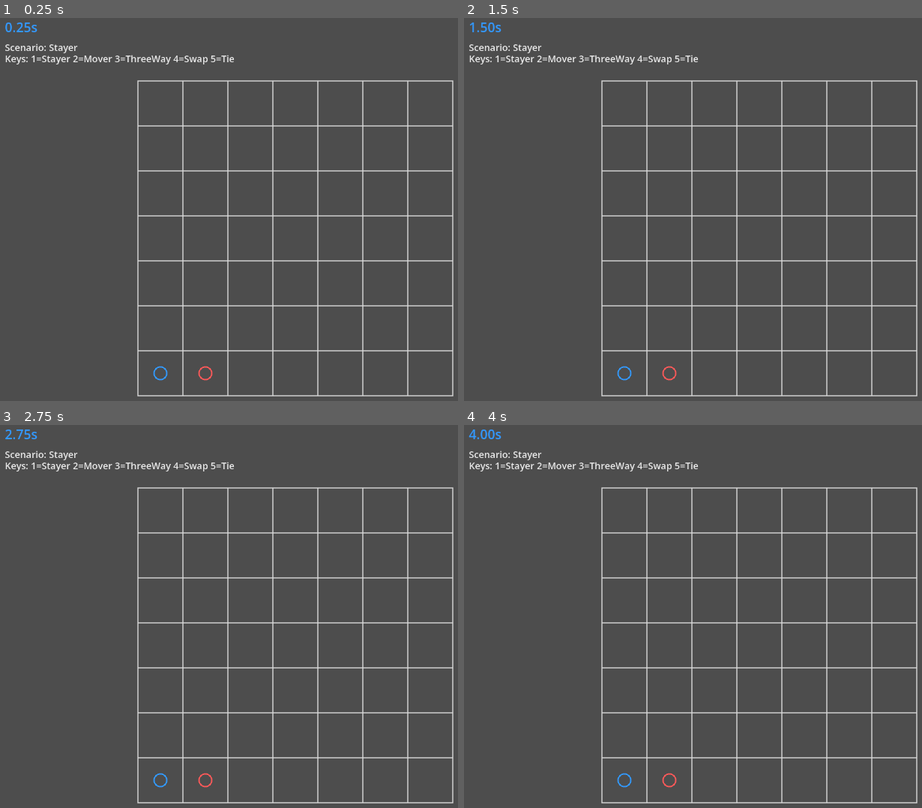
Above: before the commit, frames 1-4 (two rows, left to right).
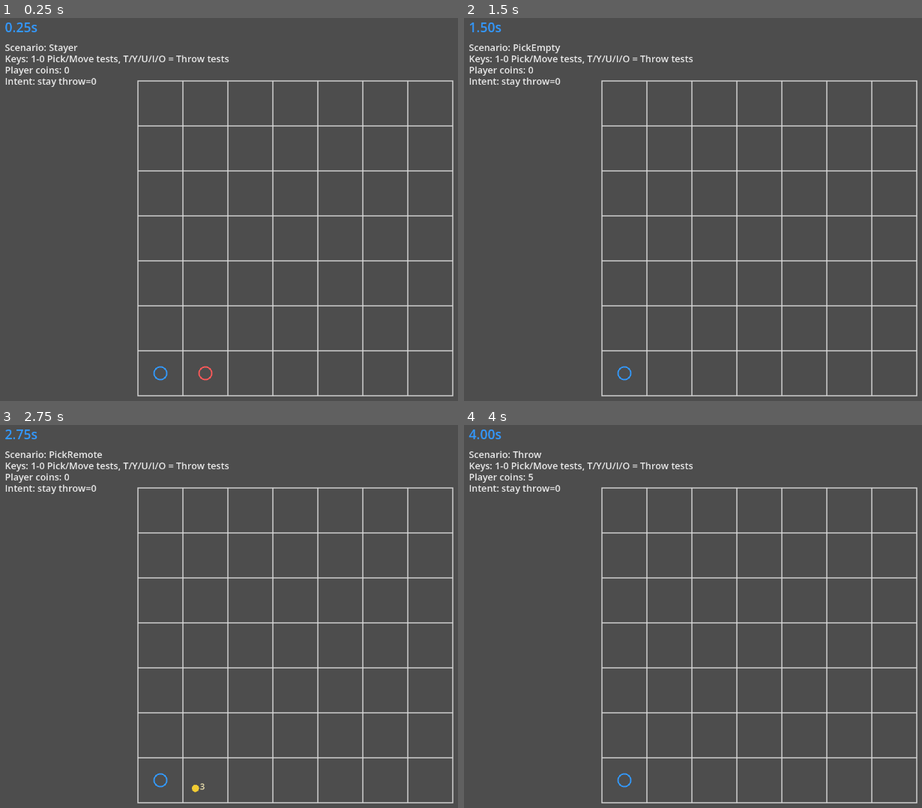
Above: after the commit, the same moments.

Repository: ustclyd/grid_demo
Game: Godot game, scene res://scenes/Main.tscn
Two runs of this game, one before a commit and one after it. Both use one fixed random seed, a clock stepped at 60 frames per second and the inputs below.
Inputs (mouse positions are in pixels of both pictures, inside the frame that each line leads up to):
- Up to frame 1 (0.25 s): no input
- Up to frame 2 (1.5 s): tap Enter at 0.5 s; move the mouse to (889, 217) at 0.52 s; tap 6 at 0.6 s; click (889, 217) at 0.67 s; tap 7 at 0.8, 1.35 s; tap Space at 1.25 s; move the mouse to (638, 259) at 1.27 s; click (638, 259) at 1.42 s
- Up to frame 3 (2.75 s): tap 8 at 1.55, 2.1 s; tap Enter at 2 s; move the mouse to (357, 547) at 2.02 s; click (357, 547) at 2.17 s; tap 9 at 2.3 s
- Up to frame 4 (4 s): tap Space at 2.75 s; move the mouse to (729, 735) at 2.77 s; tap 9 at 2.85 s; click (729, 735) at 2.92 s; tap 0 at 3.05, 3.6 s; tap Enter at 3.5 s; move the mouse to (outside the picture) at 3.52 s; click (outside the picture) at 3.67 s; tap T at 3.8 s

The runs differ from the first frame. In frame 1, 0.8% of the frame differs, in the area x 1-52%, y 9-19%; in frame 2, 0.9%; in frame 3, 0.9%, in the area x 1-52%, y 6-96%; in frame 4, 0.9%.

Commit message:
完成Move和Pick，需要测试Throw

Diff:
--- a/scripts/Main.gd
+++ b/scripts/Main.gd
@@ -18,6 +18,16 @@
 const TEST_SCENARIO_THREE_WAY := 2
 const TEST_SCENARIO_SWAP := 3
 const TEST_SCENARIO_TIE := 4
+const TEST_SCENARIO_PICK := 5
+const TEST_SCENARIO_PICK_EMPTY := 6
+const TEST_SCENARIO_PICK_MULTI := 7
+const TEST_SCENARIO_PICK_REMOTE := 8
+const TEST_SCENARIO_PICK_CONFLICT := 9
+const TEST_SCENARIO_THROW := 10
+const TEST_SCENARIO_THROW_LOW_COIN := 11
+const TEST_SCENARIO_THROW_TWO_COINS := 12
+const TEST_SCENARIO_THROW_CONFLICT := 13
+const TEST_SCENARIO_THROW_KNOCKBACK := 14
 
 var player_grid := Vector2i(0, GRID_COUNT - 1)
 var player_alive := true
@@ -31,6 +41,7 @@
 var test_mover_alive := false
 var test_mover_coins := 2
 var test_mover_entry_coins := 2
+var test_bags: Array[BagState] = []
 var pending_target := Vector2i.ZERO
 var has_pending_target := false
 var is_executing := false
@@ -72,7 +83,17 @@
 	if event is InputEventMouseButton:
 		if event.button_index == MOUSE_BUTTON_LEFT and event.pressed:
 			var clicked_grid := _screen_to_grid(event.position)
-			if _is_inside_grid(clicked_grid) and _is_adjacent_grid(player_grid, clicked_grid):
+			var clicked_bag_id := _get_clicked_bag_id(event.position)
+			var clicked_any_bag := _is_clicking_any_bag(event.position)
+			if clicked_bag_id != -1:
+				has_pending_target = false
+				pending_target = player_grid
+				_set_current_intent_pick(clicked_bag_id)
+			elif clicked_any_bag:
+				has_pending_target = false
+				pending_target = player_grid
+				_set_current_intent_stay()
+			elif _is_valid_move_target(player_grid, clicked_grid):
 				pending_target = clicked_grid
 				has_pending_target = true
 				_set_current_intent_move(clicked_grid)
@@ -81,6 +102,13 @@
 				pending_target = player_grid
 				_set_current_intent_stay()
 			queue_redraw()
+		elif event.button_index == MOUSE_BUTTON_RIGHT and event.pressed:
+			var clicked_grid := _screen_to_grid(event.position)
+			if _is_inside_grid(clicked_grid):
+				has_pending_target = false
+				pending_target = player_grid
+				_set_current_intent_throw(clicked_grid)
+				queue_redraw()
 	elif event is InputEventKey and event.pressed and not event.echo:
 		match event.keycode:
 			KEY_1:
@@ -93,6 +121,26 @@
 				_set_test_scenario(TEST_SCENARIO_SWAP)
 			KEY_5:
 				_set_test_scenario(TEST_SCENARIO_TIE)
+			KEY_6:
+				_set_test_scenario(TEST_SCENARIO_PICK)
+			KEY_7:
+				_set_test_scenario(TEST_SCENARIO_PICK_EMPTY)
+			KEY_8:
+				_set_test_scenario(TEST_SCENARIO_PICK_MULTI)
+			KEY_9:
+				_set_test_scenario(TEST_SCENARIO_PICK_REMOTE)
+			KEY_0:
+				_set_test_scenario(TEST_SCENARIO_PICK_CONFLICT)
+			KEY_T:
+				_set_test_scenario(TEST_SCENARIO_THROW)
+			KEY_Y:
+				_set_test_scenario(TEST_SCENARIO_THROW_LOW_COIN)
+			KEY_U:
+				_set_test_scenario(TEST_SCENARIO_THROW_TWO_COINS)
+			KEY_I:
+				_set_test_scenario(TEST_SCENARIO_THROW_CONFLICT)
+			KEY_O:
+				_set_test_scenario(TEST_SCENARIO_THROW_KNOCKBACK)
 
 
 func _draw() -> void:
@@ -124,6 +172,9 @@
 		var mover_center := _grid_to_screen_center(test_mover_grid)
 		draw_arc(mover_center, CELL_SIZE * 0.14, 0.0, TAU, 48, TEST_MOVER_COLOR, PLAYER_RING_WIDTH)
 
+	for bag in test_bags:
+		_draw_bag(bag)
+
 	_draw_timer_text()
 	_draw_debug_panel()
 
@@ -187,6 +238,32 @@
 	return delta_x <= 1 and delta_y <= 1
 
 
+func _is_valid_move_target(from_grid: Vector2i, to_grid: Vector2i) -> bool:
+	return _is_inside_grid(to_grid) and _is_adjacent_grid(from_grid, to_grid)
+
+
+func _is_valid_throw_target(from_grid: Vector2i, to_grid: Vector2i) -> bool:
+	if not _is_inside_grid(to_grid):
+		return false
+
+	var delta := to_grid - from_grid
+	var abs_x := absi(delta.x)
+	var abs_y := absi(delta.y)
+
+	if abs_x == 0 and abs_y == 0:
+		return false
+
+	var max_delta := maxi(abs_x, abs_y)
+	if max_delta < 1 or max_delta > 2:
+		return false
+
+	return (
+		abs_x == 0
+		or abs_y == 0
+		or abs_x == abs_y
+	)
+
+
 func _draw_alert_mark(player_center: Vector2) -> void:
 	var mark_top := player_center + Vector2(0, -CELL_SIZE * 0.75)
 	var mark_bottom := player_center + Vector2(0, -CELL_SIZE * 0.45)
@@ -222,13 +299,21 @@
 func _draw_debug_panel() -> void:
 	var lines := [
 		"Scenario: %s" % _get_test_scenario_name(),
-		"Keys: 1=Stayer 2=Mover 3=ThreeWay 4=Swap 5=Tie"
+		"Keys: 1-0 Pick/Move tests, T/Y/U/I/O = Throw tests",
+		"Player coins: %d" % player_coins,
+		"Intent: %s throw=%d" % [current_player_intent.type if current_player_intent != null else "null", current_player_intent.throw_amount if current_player_intent != null else 0]
 	]
 
 	if last_turn_result != null:
 		lines.append("Moved: %s" % _format_int_array(last_turn_result.moved_unit_ids))
+		lines.append("Picked: %s" % str(last_turn_result.picked_bag_records))
+		lines.append("Thrown: %s" % str(last_turn_result.thrown_bag_records))
 		lines.append("Survivors: %s" % _format_int_array(last_turn_result.conflict1_survivor_unit_ids))
 		lines.append("Defeated: %s" % _format_int_array(last_turn_result.conflict1_defeated_unit_ids))
+		lines.append("KnockedBack: %s" % _format_int_array(last_turn_result.knocked_back_unit_ids))
+		lines.append("Conflict2 survivors: %s" % _format_int_array(last_turn_result.conflict2_survivor_unit_ids))
+		lines.append("Conflict2 defeated: %s" % _format_int_array(last_turn_result.conflict2_defeated_unit_ids))
+		lines.append("ForcedStay: %s" % _format_int_array(last_turn_result.forced_stay_unit_ids))
 		lines.append("Dead: %s" % _format_int_array(last_turn_result.dead_unit_ids))
 
 	var start_pos := Vector2(20, 80)
@@ -298,6 +383,10 @@
 	test_mover_unit.alive = test_mover_alive
 	test_mover_unit.won = false
 
+	game_state.bags.clear()
+	for test_bag in test_bags:
+		game_state.bags.append(test_bag.duplicate_state())
+
 
 func _apply_turn_result_to_legacy() -> void:
 	if last_turn_result == null:
@@ -310,6 +399,7 @@
 	if player_unit != null:
 		player_grid = player_unit.pos
 		player_alive = player_unit.alive
+		player_coins = player_unit.coins
 
 	var test_enemy_unit := last_turn_result.state_after.get_unit_by_id(2)
 	if test_enemy_unit != null:
@@ -321,6 +411,10 @@
 		test_mover_grid = test_mover_unit.pos
 		test_mover_alive = test_mover_unit.alive
 
+	test_bags.clear()
+	for bag in last_turn_result.state_after.bags:
+		test_bags.append(bag.duplicate_state())
+
 	game_state = last_turn_result.state_after
 
 
@@ -344,6 +438,37 @@
 	current_player_intent.target_pos = player_grid
 	current_player_intent.target_bag_id = -1
 	current_player_intent.throw_amount = 0
+
+
+func _set_current_intent_pick(bag_id: int) -> void:
+	if current_player_intent == null:
+		current_player_intent = ActionIntent.new()
+		current_player_intent.actor_id = 1
+
+	if not _is_valid_pick_target(bag_id):
+		_set_current_intent_stay()
+		return
+
+	current_player_intent.type = ActionType.PICK
+	current_player_intent.target_pos = player_grid
+	current_player_intent.target_bag_id = bag_id
+	current_player_intent.throw_amount = 0
+
+
+func _set_current_intent_throw(target: Vector2i) -> void:
+	if current_player_intent == null:
+		current_player_intent = ActionIntent.new()
+		current_player_intent.actor_id = 1
+
+	var throw_amount := _get_throw_amount(player_coins)
+	if throw_amount <= 0 or not _is_valid_throw_target(player_grid, target):
+		_set_current_intent_stay()
+		return
+
+	current_player_intent.type = ActionType.THROW
+	current_player_intent.target_pos = target
+	current_player_intent.target_bag_id = -1
+	current_player_intent.throw_amount = throw_amount
 
 
 func _build_player_intent_from_legacy() -> ActionIntent:
@@ -356,6 +481,9 @@
 	intent.target_pos = current_player_intent.target_pos
 	intent.target_bag_id = current_player_intent.target_bag_id
 	intent.throw_amount = current_player_intent.throw_amount
+
+	if current_player_intent.type == ActionType.PICK or current_player_intent.type == ActionType.THROW:
+		return intent
 
 	if not has_pending_target:
 		intent.type = ActionType.STAY
@@ -395,6 +523,15 @@
 		TEST_SCENARIO_TIE:
 			intent.type = ActionType.MOVE
 			intent.target_pos = Vector2i(1, GRID_COUNT - 1)
+		TEST_SCENARIO_PICK_CONFLICT:
+			intent.type = ActionType.MOVE
+			intent.target_pos = Vector2i(0, GRID_COUNT - 1)
+		TEST_SCENARIO_THROW_CONFLICT:
+			intent.type = ActionType.MOVE
+			intent.target_pos = Vector2i(0, GRID_COUNT - 1)
+		TEST_SCENARIO_THROW_KNOCKBACK:
+			intent.type = ActionType.MOVE
+			intent.target_pos = Vector2i(1, GRID_COUNT - 1)
 
 	return intent
 
@@ -411,6 +548,26 @@
 			return "Swap"
 		TEST_SCENARIO_TIE:
 			return "Tie"
+		TEST_SCENARIO_PICK:
+			return "Pick"
+		TEST_SCENARIO_PICK_EMPTY:
+			return "PickEmpty"
+		TEST_SCENARIO_PICK_MULTI:
+			return "PickMulti"
+		TEST_SCENARIO_PICK_REMOTE:
+			return "PickRemote"
+		TEST_SCENARIO_PICK_CONFLICT:
+			return "PickConflict"
+		TEST_SCENARIO_THROW:
+			return "Throw"
+		TEST_SCENARIO_THROW_LOW_COIN:
+			return "ThrowLowCoin"
+		TEST_SCENARIO_THROW_TWO_COINS:
+			return "ThrowTwoCoins"
+		TEST_SCENARIO_THROW_CONFLICT:
+			return "ThrowConflict"
+		TEST_SCENARIO_THROW_KNOCKBACK:
+			return "ThrowKnockback"
 	return "Unknown"
 
 
@@ -433,6 +590,7 @@
 	test_mover_alive = false
 	test_mover_coins = 2
 	test_mover_entry_coins = 2
+	test_bags.clear()
 
 	match scenario_id:
 		TEST_SCENARIO_STAYER:
@@ -465,8 +623,170 @@
 			test_mover_alive = true
 			test_mover_coins = 1
 			test_mover_entry_coins = 1
+		TEST_SCENARIO_PICK:
+			player_grid = Vector2i(0, GRID_COUNT - 1)
+			test_enemy_grid = Vector2i(4, GRID_COUNT - 1)
+			test_enemy_alive = false
+			test_mover_grid = Vector2i(4, GRID_COUNT - 2)
+			test_mover_alive = false
+			_add_test_bag(1001, player_grid, 3)
+		TEST_SCENARIO_PICK_EMPTY:
+			player_grid = Vector2i(0, GRID_COUNT - 1)
+			test_enemy_grid = Vector2i(4, GRID_COUNT - 1)
+			test_enemy_alive = false
+			test_mover_grid = Vector2i(4, GRID_COUNT - 2)
+			test_mover_alive = false
+		TEST_SCENARIO_PICK_MULTI:
+			player_grid = Vector2i(0, GRID_COUNT - 1)
+			test_enemy_grid = Vector2i(4, GRID_COUNT - 1)
+			test_enemy_alive = false
+			test_mover_grid = Vector2i(4, GRID_COUNT - 2)
+			test_mover_alive = false
+			_add_test_bag(1001, player_grid, 1)
+			_add_test_bag(1002, player_grid, 3)
+			_add_test_bag(1003, player_grid, 5)
+		TEST_SCENARIO_PICK_REMOTE:
+			player_grid = Vector2i(0, GRID_COUNT - 1)
+			test_enemy_grid = Vector2i(4, GRID_COUNT - 1)
+			test_enemy_alive = false
+			test_mover_grid = Vector2i(4, GRID_COUNT - 2)
+			test_mover_alive = false
+			_add_test_bag(1001, Vector2i(1, GRID_COUNT - 1), 3)
+		TEST_SCENARIO_PICK_CONFLICT:
+			player_grid = Vector2i(0, GRID_COUNT - 1)
+			test_enemy_grid = Vector2i(4, GRID_COUNT - 1)
+			test_enemy_alive = false
+			test_mover_grid = Vector2i(1, GRID_COUNT - 1)
+			test_mover_alive = true
+			test_mover_coins = 1
+			test_mover_entry_coins = 1
+			_add_test_bag(1001, player_grid, 3)
+		TEST_SCENARIO_THROW:
+			player_grid = Vector2i(0, GRID_COUNT - 1)
+			player_coins = 5
+			player_entry_coins = 5
+			test_enemy_grid = Vector2i(4, GRID_COUNT - 1)
+			test_enemy_alive = false
+			test_mover_grid = Vector2i(4, GRID_COUNT - 2)
+			test_mover_alive = false
+		TEST_SCENARIO_THROW_LOW_COIN:
+			player_grid = Vector2i(0, GRID_COUNT - 1)
+			player_coins = 1
+			player_entry_coins = 1
+			test_enemy_grid = Vector2i(4, GRID_COUNT - 1)
+			test_enemy_alive = false
+			test_mover_grid = Vector2i(4, GRID_COUNT - 2)
+			test_mover_alive = false
+		TEST_SCENARIO_THROW_TWO_COINS:
+			player_grid = Vector2i(0, GRID_COUNT - 1)
+			player_coins = 2
+			player_entry_coins = 2
+			test_enemy_grid = Vector2i(4, GRID_COUNT - 1)
+			test_enemy_alive = false
+			test_mover_grid = Vector2i(4, GRID_COUNT - 2)
+			test_mover_alive = false
+		TEST_SCENARIO_THROW_CONFLICT:
+			player_grid = Vector2i(0, GRID_COUNT - 1)
+			player_coins = 5
+			player_entry_coins = 5
+			test_enemy_grid = Vector2i(4, GRID_COUNT - 1)
+			test_enemy_alive = false
+			test_mover_grid = Vector2i(1, GRID_COUNT - 1)
+			test_mover_alive = true
+			test_mover_coins = 1
+			test_mover_entry_coins = 1
+		TEST_SCENARIO_THROW_KNOCKBACK:
+			player_grid = Vector2i(0, GRID_COUNT - 1)
+			player_coins = 5
+			player_entry_coins = 5
+			test_enemy_grid = Vector2i(4, GRID_COUNT - 1)
+			test_enemy_alive = false
+			test_mover_grid = Vector2i(2, GRID_COUNT - 1)
+			test_mover_alive = true
+			test_mover_coins = 1
+			test_mover_entry_coins = 1
 
 	_set_current_intent_stay()
 	if game_state != null:
 		_sync_game_state_from_legacy()
 	queue_redraw()
+
+
+func _add_test_bag(bag_id: int, grid: Vector2i, coins: int) -> void:
+	var bag := BagState.new()
+	bag.id = bag_id
+	bag.pos = grid
+	bag.coins = coins
+	test_bags.append(bag)
+
+
+func _get_throw_amount(coins: int) -> int:
+	if coins <= 1:
+		return 0
+	return int(floor(float(coins) / 2.0))
+
+
+func _is_valid_pick_target(bag_id: int) -> bool:
+	var bag := _get_test_bag_by_id(bag_id)
+	return bag != null and bag.pos == player_grid
+
+
+func _get_clicked_bag_id(screen_position: Vector2) -> int:
+	for bag in test_bags:
+		if bag.pos != player_grid:
+			continue
+
+		var center := _get_bag_draw_center(bag)
+		if center.distance_to(screen_position) <= CELL_SIZE * 0.11:
+			return bag.id
+
+	return -1
+
+
+func _get_test_bag_by_id(bag_id: int) -> BagState:
+	for bag in test_bags:
+		if bag.id == bag_id:
+			return bag
+	return null
+
+
+func _is_clicking_any_bag(screen_position: Vector2) -> bool:
+	for bag in test_bags:
+		var center := _get_bag_draw_center(bag)
+		if center.distance_to(screen_position) <= CELL_SIZE * 0.11:
+			return true
+	return false
+
+
+func _draw_bag(bag: BagState) -> void:
+	var center := _get_bag_draw_center(bag)
+	draw_circle(center, CELL_SIZE * 0.08, Color(0.95, 0.8, 0.2))
+	draw_string(
+		timer_font,
+		center + Vector2(CELL_SIZE * 0.1, CELL_SIZE * 0.03),
+		str(bag.coins),
+		HORIZONTAL_ALIGNMENT_LEFT,
+		-1,
+		18,
+		Color(0.95, 0.9, 0.7)
+	)
+
+
+func _get_bag_draw_center(bag: BagState) -> Vector2:
+	var same_cell_bags: Array[BagState] = []
+	for candidate in test_bags:
+		if candidate.pos == bag.pos:
+			same_cell_bags.append(candidate)
+
+	same_cell_bags.sort_custom(func(a: BagState, b: BagState): return a.id < b.id)
+
+	var bag_index := 0
+	for index in range(same_cell_bags.size()):
+		if same_cell_bags[index].id == bag.id:
+			bag_index = index
+			break
+
+	var base_center := _grid_to_screen_center(bag.pos)
+	var start_x := -CELL_SIZE * 0.22
+	var step_x := CELL_SIZE * 0.18
+	return base_center + Vector2(start_x + bag_index * step_x, CELL_SIZE * 0.18)
--- a/scripts/model/turn_result.gd
+++ b/scripts/model/turn_result.gd
@@ -9,6 +9,8 @@
 var moved_unit_ids: Array[int] = []
 var conflict1_survivor_unit_ids: Array[int] = []
 var conflict1_defeated_unit_ids: Array[int] = []
+var conflict2_survivor_unit_ids: Array[int] = []
+var conflict2_defeated_unit_ids: Array[int] = []
 var teleported_unit_ids: Array[int] = []
 var knocked_back_unit_ids: Array[int] = []
 var dead_unit_ids: Array[int] = []
--- a/scripts/rules/turn_resolver.gd
+++ b/scripts/rules/turn_resolver.gd
@@ -1,5 +1,9 @@
 class_name TurnResolver
 extends RefCounted
+
+const CONFLICT1_ROLE_STAY_PRIORITY := "stay_priority"
+const CONFLICT1_ROLE_FORCED_STAY := "forced_stay"
+const CONFLICT1_ROLE_NORMAL := "normal"
 
 
 func resolve_turn(state: GameState, intents: Array[ActionIntent]) -> TurnResult:
@@ -10,6 +14,8 @@
 	result.state_after.turn_index += 1
 
 	var intent_by_actor_id := _build_intent_lookup(intents)
+	_resolve_pick_phase(result.state_after, intent_by_actor_id, result)
+	_resolve_throw_phase(result.state_after, intent_by_actor_id, result)
 	var conflict_groups := {}
 
 	for unit in result.state_after.units:
@@ -17,30 +23,48 @@
 			continue
 
 		var intent: ActionIntent = intent_by_actor_id.get(unit.id)
+		var conflict1_role := ""
 		unit.prev_pos = unit.pos
 		unit.teleported_this_turn = false
 
 		if unit.forced_stay_turns > 0:
 			unit.forced_stay_turns -= 1
 			intent = null
+			conflict1_role = CONFLICT1_ROLE_FORCED_STAY
 
 		if intent == null:
+			if conflict1_role == "":
+				conflict1_role = _get_conflict1_role(unit, intent)
+			unit.set_meta("conflict1_role", conflict1_role)
+			var null_intent_pos_key := _pos_key(unit.pos)
+			if not conflict_groups.has(null_intent_pos_key):
+				conflict_groups[null_intent_pos_key] = []
+			conflict_groups[null_intent_pos_key].append(unit)
 			continue
 
 		match intent.type:
+			ActionType.PICK:
+				pass
 			ActionType.MOVE:
-				if _is_inside_board(intent.target_pos, result.state_after.board_size) and intent.target_pos != unit.pos:
+				if _is_valid_move_target(unit.pos, intent.target_pos, result.state_after.board_size):
 					unit.pos = intent.target_pos
 					result.moved_unit_ids.append(unit.id)
 			ActionType.STAY:
 				pass
 
+		if conflict1_role == "":
+			conflict1_role = _get_conflict1_role(unit, intent)
+		unit.set_meta("conflict1_role", conflict1_role)
+
 		var pos_key := _pos_key(unit.pos)
 		if not conflict_groups.has(pos_key):
 			conflict_groups[pos_key] = []
 		conflict_groups[pos_key].append(unit)
 
 	_resolve_conflict_phase_one(conflict_groups, intent_by_actor_id, result)
+	var conflict2_groups := _resolve_throw_knockback_phase(result.state_after, result)
+	_resolve_conflict_phase_two(conflict2_groups, result)
+	_apply_forced_stay_after_knockback(result.state_after, result)
 
 	return result
 
@@ -50,6 +74,92 @@
 	for intent in intents:
 		lookup[intent.actor_id] = intent
 	return lookup
+
+
+func _resolve_pick_phase(state_after: GameState, intent_by_actor_id: Dictionary, result: TurnResult) -> void:
+	for unit in state_after.units:
+		if not unit.alive or unit.won:
+			continue
+
+		var intent: ActionIntent = intent_by_actor_id.get(unit.id)
+		if intent == null or intent.type != ActionType.PICK:
+			continue
+
+		if not _is_valid_pick_target(unit, intent, state_after):
+			continue
+
+		var bag := state_after.get_bag_by_id(intent.target_bag_id)
+
+		unit.coins += bag.coins
+		result.picked_bag_records.append({
+			"unit_id": unit.id,
+			"bag_id": bag.id,
+			"coins": bag.coins,
+		})
+		state_after.bags.erase(bag)
+
+
+func _resolve_throw_phase(state_after: GameState, intent_by_actor_id: Dictionary, result: TurnResult) -> void:
+	for unit in state_after.units:
+		if not unit.alive or unit.won:
+			continue
+
+		var intent: ActionIntent = intent_by_actor_id.get(unit.id)
+		if intent == null or intent.type != ActionType.THROW:
+			continue
+
+		var throw_amount := intent.throw_amount
+		if not _is_valid_throw_action(unit, intent, state_after.board_size):
+			continue
+
+		unit.coins -= throw_amount
+
+		var bag := BagState.new()
+		bag.id = _get_next_bag_id(state_after)
+		bag.pos = intent.target_pos
+		bag.coins = throw_amount
+		bag.is_throw_bag = true
+		state_after.bags.append(bag)
+
+		result.thrown_bag_records.append({
+			"unit_id": unit.id,
+			"bag_id": bag.id,
+			"coins": throw_amount,
+			"from": unit.pos,
+			"to": intent.target_pos,
+		})
+
+
+func _resolve_throw_knockback_phase(state_after: GameState, result: TurnResult) -> Dictionary:
+	var knocked_back_targets := {}
+	var targeted_pos_keys := {}
+
+	for throw_record in result.thrown_bag_records:
+		var target_pos: Vector2i = throw_record["to"]
+		targeted_pos_keys[_pos_key(target_pos)] = target_pos
+
+	for target_pos in targeted_pos_keys.values():
+		var survivor := _get_alive_unit_at_pos(state_after, target_pos)
+		if survivor == null:
+			continue
+
+		result.knocked_back_unit_ids.append(survivor.id)
+		survivor.pos = survivor.prev_pos
+		knocked_back_targets[survivor.id] = survivor.pos
+
+	var conflict2_groups := {}
+	for destination in knocked_back_targets.values():
+		var destination_key := _pos_key(destination)
+		var occupants: Array[UnitState] = []
+		for unit in state_after.units:
+			if not unit.alive or unit.won:
+				continue
+			if unit.pos == destination:
+				occupants.append(unit)
+		if occupants.size() > 1:
+			conflict2_groups[destination_key] = occupants
+
+	return conflict2_groups
 
 
 func _resolve_conflict_phase_one(conflict_groups: Dictionary, intent_by_actor_id: Dictionary, result: TurnResult) -> void:
@@ -69,16 +179,60 @@
 		for unit in units_in_cell:
 			if unit.id == survivor.id:
 				continue
-			unit.alive = false
-			result.conflict1_defeated_unit_ids.append(unit.id)
-			result.dead_unit_ids.append(unit.id)
+			_mark_unit_defeated(unit, result.conflict1_defeated_unit_ids, result)
+
+
+func _resolve_conflict_phase_two(conflict_groups: Dictionary, result: TurnResult) -> void:
+	for units_in_cell in conflict_groups.values():
+		if units_in_cell.size() <= 1:
+			if units_in_cell.size() == 1:
+				var survivor: UnitState = units_in_cell[0]
+				if survivor.alive and not result.conflict2_survivor_unit_ids.has(survivor.id):
+					result.conflict2_survivor_unit_ids.append(survivor.id)
+			continue
+
+		var survivor := _pick_standard_conflict_winner(units_in_cell)
+		if survivor == null:
+			continue
+
+		if not result.conflict2_survivor_unit_ids.has(survivor.id):
+			result.conflict2_survivor_unit_ids.append(survivor.id)
+		for unit in units_in_cell:
+			if unit.id == survivor.id:
+				continue
+			_mark_unit_defeated(unit, result.conflict2_defeated_unit_ids, result)
+
+
+func _apply_forced_stay_after_knockback(state_after: GameState, result: TurnResult) -> void:
+	for unit_id in result.knocked_back_unit_ids:
+		var unit := state_after.get_unit_by_id(unit_id)
+		if unit == null or not unit.alive:
+			continue
+		unit.forced_stay_turns = maxi(unit.forced_stay_turns, 1)
+		if not result.forced_stay_unit_ids.has(unit.id):
+			result.forced_stay_unit_ids.append(unit.id)
+
+
+func _get_next_bag_id(state_after: GameState) -> int:
+	var max_bag_id := 0
+	for bag in state_after.bags:
+		if bag.id > max_bag_id:
+			max_bag_id = bag.id
+	return max_bag_id + 1
+
+
+func _get_alive_unit_at_pos(state_after: GameState, pos: Vector2i) -> UnitState:
+	for unit in state_after.units:
+		if unit.alive and not unit.won and unit.pos == pos:
+			return unit
+	return null
 
 
 func _pick_conflict_winner(units_in_cell: Array, intent_by_actor_id: Dictionary) -> UnitState:
 	var pure_stayers: Array[UnitState] = []
 	for unit in units_in_cell:
-		var intent: ActionIntent = intent_by_actor_id.get(unit.id)
-		if intent == null or intent.type == ActionType.STAY:
+		var role := _get_unit_conflict1_role(unit, intent_by_actor_id)
+		if role == CONFLICT1_ROLE_STAY_PRIORITY or role == CONFLICT1_ROLE_FORCED_STAY:
 			pure_stayers.append(unit)
 
 	var candidates: Array = units_in_cell
@@ -92,6 +246,69 @@
 			winner = challenger
 
 	return winner
+
+
+func _pick_standard_conflict_winner(units_in_cell: Array) -> UnitState:
+	var winner: UnitState = units_in_cell[0]
+	for index in range(1, units_in_cell.size()):
+		var challenger: UnitState = units_in_cell[index]
+		if _compare_unit_priority(challenger, winner) < 0:
+			winner = challenger
+	return winner
+
+
+func _mark_unit_defeated(unit: UnitState, defeated_list: Array[int], result: TurnResult) -> void:
+	if not unit.alive:
+		return
+	unit.alive = false
+	if not defeated_list.has(unit.id):
+		defeated_list.append(unit.id)
+	if not result.dead_unit_ids.has(unit.id):
+		result.dead_unit_ids.append(unit.id)
+
+
+func _get_conflict1_role(unit: UnitState, intent: ActionIntent) -> String:
+	if intent == null:
+		return CONFLICT1_ROLE_STAY_PRIORITY
+
+	match intent.type:
+		ActionType.STAY:
+			return CONFLICT1_ROLE_STAY_PRIORITY
+		ActionType.MOVE:
+			return CONFLICT1_ROLE_STAY_PRIORITY if unit.pos == unit.prev_pos else CONFLICT1_ROLE_NORMAL
+		ActionType.PICK:
+			return CONFLICT1_ROLE_NORMAL
+		ActionType.THROW:
+			return CONFLICT1_ROLE_NORMAL
+
+	return CONFLICT1_ROLE_NORMAL
+
+
+func _is_valid_move_target(from_pos: Vector2i, to_pos: Vector2i, board_size: Vector2i) -> bool:
+	if not _is_inside_board(to_pos, board_size):
+		return false
+	return to_pos != from_pos and maxi(absi(to_pos.x - from_pos.x), absi(to_pos.y - from_pos.y)) <= 1
+
+
+func _is_valid_pick_target(unit: UnitState, intent: ActionIntent, state_after: GameState) -> bool:
+	var bag := state_after.get_bag_by_id(intent.target_bag_id)
+	return bag != null and bag.pos == unit.pos
+
+
+func _is_valid_throw_action(unit: UnitState, intent: ActionIntent, board_size: Vector2i) -> bool:
+	if intent.throw_amount <= 0:
+		return false
+	if unit.coins <= intent.throw_amount:
+		return false
+	return _is_valid_throw_target(unit.pos, intent.target_pos, board_size)
+
+
+func _get_unit_conflict1_role(unit: UnitState, intent_by_actor_id: Dictionary) -> String:
+	if unit.has_meta("conflict1_role"):
+		return String(unit.get_meta("conflict1_role"))
+
+	var intent: ActionIntent = intent_by_actor_id.get(unit.id)
+	return _get_conflict1_role(unit, intent)
 
 
 func _compare_unit_priority(a: UnitState, b: UnitState) -> int:
@@ -118,3 +335,25 @@
 		and pos.x < board_size.x
 		and pos.y < board_size.y
 	)
+
+
+func _is_valid_throw_target(from_pos: Vector2i, to_pos: Vector2i, board_size: Vector2i) -> bool:
+	if not _is_inside_board(to_pos, board_size):
+		return false
+
+	var delta := to_pos - from_pos
+	var abs_x := absi(delta.x)
+	var abs_y := absi(delta.y)
+
+	if abs_x == 0 and abs_y == 0:
+		return false
+
+	var max_delta := maxi(abs_x, abs_y)
+	if max_delta < 1 or max_delta > 2:
+		return false
+
+	return (
+		abs_x == 0
+		or abs_y == 0
+		or abs_x == abs_y
+	)
